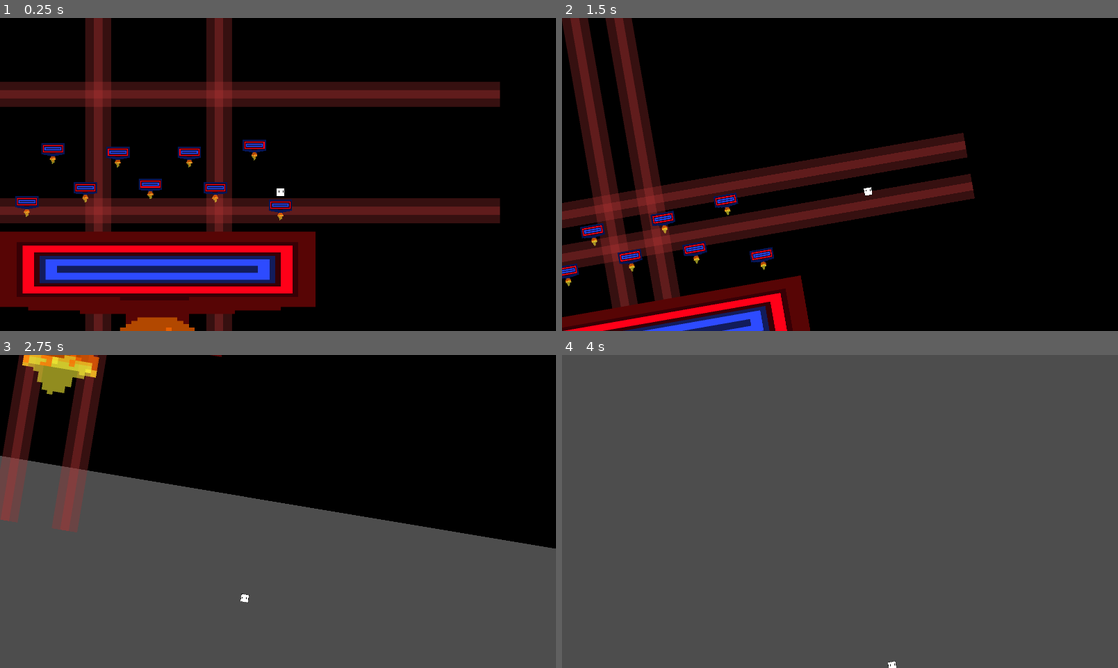
Above: before the commit, frames 1-4 (two rows, left to right).
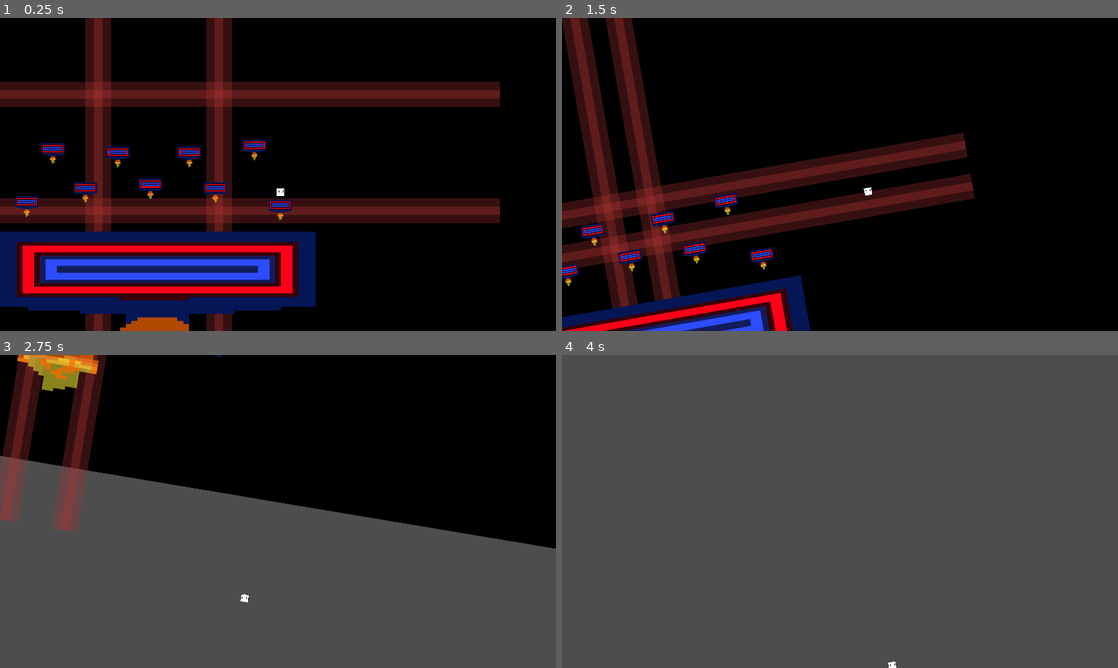
Above: after the commit, the same moments.

Repository: FireEntity1/rythm-2d-platformer
Game: Godot game, scene res://Scenes/Main.tscn
The game is run twice, just before and just after one commit, with the same random seed, the same clock (stepped at 60 frames per second) and the same inputs.
Inputs:
- Up to frame 1 (0.25 s): no input
- Up to frame 2 (1.5 s): tap Enter (ui_accept) at 0.5, 0.77 s; hold Right (ui_right) from 0.53 s (still down)
- Up to frame 3 (2.75 s): tap Enter (ui_accept) at 1.52 s; release Right (ui_right) at 2.03 s; hold Left (ui_left) from 2.03 s (still down)
- Up to frame 4 (4 s): release Left (ui_left) at 2.78 s; hold Right (ui_right) from 2.78 s (still down); tap Enter (ui_accept) at 3.02, 3.77 s

The runs differ from the first frame. In frame 1, 5.7% of the frame differs, in the area x 0-57%, y 68-100%; in frame 2, 1.9%; in frame 3, 0.7%; in frame 4, nothing differs.

Commit message:
more mapping/better hit detection

Diff:
--- a/Scenes/Main.tscn
+++ b/Scenes/Main.tscn
@@ -413,13 +413,13 @@
 atlas = ExtResource("6_f87xl")
 region = Rect2(0, 0, 64, 64)
 
+[sub_resource type="AtlasTexture" id="AtlasTexture_4e2t4"]
+atlas = ExtResource("6_f87xl")
+region = Rect2(64, 0, 64, 64)
+
 [sub_resource type="AtlasTexture" id="AtlasTexture_sexcp"]
 atlas = ExtResource("6_f87xl")
 region = Rect2(0, 0, 64, 64)
-
-[sub_resource type="AtlasTexture" id="AtlasTexture_4e2t4"]
-atlas = ExtResource("6_f87xl")
-region = Rect2(64, 0, 64, 64)
 
 [sub_resource type="SpriteFrames" id="SpriteFrames_3j444"]
 animations = [{
@@ -442,10 +442,10 @@
 }, {
 "frames": [{
 "duration": 1.0,
+"texture": SubResource("AtlasTexture_4e2t4")
+}, {
+"duration": 1.0,
 "texture": SubResource("AtlasTexture_sexcp")
-}, {
-"duration": 1.0,
-"texture": SubResource("AtlasTexture_4e2t4")
 }],
 "loop": true,
 "name": &"no move",
@@ -459,7 +459,13 @@
 size = Vector2(126, 127)
 
 [sub_resource type="RectangleShape2D" id="RectangleShape2D_xdedj"]
-size = Vector2(20, 125.721)
+size = Vector2(19.6464, 125.721)
+
+[sub_resource type="RectangleShape2D" id="RectangleShape2D_f16qf"]
+size = Vector2(20, 72.4827)
+
+[sub_resource type="RectangleShape2D" id="RectangleShape2D_ytgsf"]
+size = Vector2(16.5896, 71.8527)
 
 [node name="Root" type="Node2D"]
 scale = Vector2(0.508741, 0.508741)
@@ -564,87 +570,77 @@
 
 [node name="Laser" type="AnimatedSprite2D" parent="Obstacles"]
 position = Vector2(1228.52, -743.011)
-scale = Vector2(18.3093, 29.7533)
+scale = Vector2(14.6925, 29.7533)
 sprite_frames = ExtResource("10_g37s4")
 
 [node name="Laser" type="Area2D" parent="Obstacles/Laser"]
-scale = Vector2(1, 1)
 collision_layer = 2
 
 [node name="LaserCol" type="CollisionShape2D" parent="Obstacles/Laser/Laser"]
-position = Vector2(-0.8587, 20.1497)
+position = Vector2(0.590622, 20.1497)
 scale = Vector2(1, 1)
 shape = SubResource("RectangleShape2D_xdedj")
 
 [node name="LaserB" type="AnimatedSprite2D" parent="Obstacles"]
-position = Vector2(894.365, 1487.99)
+position = Vector2(902.227, 1525.33)
 rotation = 1.5708
 scale = Vector2(7.30173, 35.4143)
 sprite_frames = ExtResource("10_g37s4")
 
 [node name="LaserB" type="Area2D" parent="Obstacles/LaserB"]
-scale = Vector2(1, 1)
+position = Vector2(9.96042, -0.277528)
 collision_layer = 4
 
 [node name="LaserCol" type="CollisionShape2D" parent="Obstacles/LaserB/LaserB"]
 position = Vector2(-4.57713, -16.7067)
-scale = Vector2(1, 1)
 shape = SubResource("RectangleShape2D_xdedj")
 
 [node name="LaserM" type="AnimatedSprite2D" parent="Obstacles"]
-position = Vector2(910.09, 976.921)
+position = Vector2(931.712, 1214.76)
 rotation = 1.5708
 scale = Vector2(7.30173, 35.4143)
 sprite_frames = ExtResource("10_g37s4")
 
 [node name="LaserM" type="Area2D" parent="Obstacles/LaserM"]
-scale = Vector2(1, 1)
 
 [node name="LaserCol" type="CollisionShape2D" parent="Obstacles/LaserM/LaserM"]
-position = Vector2(-0.000193596, -14.4866)
-scale = Vector2(1, 1)
+position = Vector2(-14.8064, -14.9861)
 shape = SubResource("RectangleShape2D_xdedj")
 
 [node name="LaserH" type="AnimatedSprite2D" parent="Obstacles"]
-position = Vector2(919.918, 542.516)
+position = Vector2(919.918, 721.389)
 rotation = 1.5708
 scale = Vector2(7.30173, 35.4143)
 sprite_frames = ExtResource("10_g37s4")
 
 [node name="LaserH" type="Area2D" parent="Obstacles/LaserH"]
 position = Vector2(0.538399, 0)
-scale = Vector2(1, 1)
 
 [node name="LaserCol" type="CollisionShape2D" parent="Obstacles/LaserH/LaserH"]
-position = Vector2(-1.8847, -14.9861)
-scale = Vector2(1, 1)
+position = Vector2(0.538094, -15.2081)
 shape = SubResource("RectangleShape2D_xdedj")
 
 [node name="LaserL" type="AnimatedSprite2D" parent="Obstacles"]
 position = Vector2(190.667, -2633.95)
-scale = Vector2(23.1048, 53.4781)
+scale = Vector2(18.4659, 53.4781)
 sprite_frames = ExtResource("10_g37s4")
 
 [node name="LaserL" type="Area2D" parent="Obstacles/LaserL"]
-scale = Vector2(1, 1)
 
 [node name="LaserCol" type="CollisionShape2D" parent="Obstacles/LaserL/LaserL"]
-position = Vector2(-0.8587, 20.1497)
-scale = Vector2(1, 1)
-shape = SubResource("RectangleShape2D_xdedj")
+position = Vector2(0.510438, 46.9372)
+shape = SubResource("RectangleShape2D_f16qf")
 
 [node name="LaserR" type="AnimatedSprite2D" parent="Obstacles"]
 position = Vector2(2291.93, -2643.78)
-scale = Vector2(23.1048, 53.4781)
+scale = Vector2(19.0163, 53.4781)
 sprite_frames = ExtResource("10_g37s4")
 
 [node name="LaserR" type="Area2D" parent="Obstacles/LaserR"]
-scale = Vector2(1, 1)
 
 [node name="LaserCol" type="CollisionShape2D" parent="Obstacles/LaserR/LaserR"]
-position = Vector2(-0.8587, 20.1497)
-scale = Vector2(1, 1)
-shape = SubResource("RectangleShape2D_xdedj")
+position = Vector2(0.680706, 46.1287)
+shape = SubResource("RectangleShape2D_ytgsf")
 
 [node name="LaserSFX" type="AudioStreamPlayer2D" parent="Obstacles"]
 stream = ExtResource("10_4poid")
--- a/Scenes/Obstacles.gd
+++ b/Scenes/Obstacles.gd
@@ -18,15 +18,50 @@
 func _process(delta):
 	beat += 0.010055
 
-	laserFireH(18.5)
-	laserFireB(18.5)
-	laserFireR(19.5)
-	laserFireL(19.5)
+	laserFireH(18)
+	laserFireB(19)
+	laserFireL(20)
+
 	laserFireL(22)
-	laserFire(22.75)
-	laserFireR(23.25)
-	laserFireM(23.75)
-	laserFire(24.5)
+	laserFire(23)
+	laserFireR(24)
+	laserFireH(25)
+
+	laserFire(26)
+	laserFireL(27)
+	laserFireB(28)
+	laserFire(29)
+	laserFireH(29)
+
+	laserFire(34)
+	laserFireR(35)
+	laserFireB(36)
+
+	laserFireL(38)
+	laserFireR(39)
+	laserFireB(40)
+	laserFireH(41)
+
+	laserFire(42)
+	laserFireR(43)
+	laserFireL(43)
+	laserFireH(44)
+	laserFire(44)
+	laserFireM(45)
+
+	laserFireL(50)
+	laserFireR(51)
+	laserFire(52)
+	laserFireH(53)
+	laserFireB(54)
+	laserFireL(55)
+	laserFireR(56)
+	laserFire(57)
+	laserFireM(58)
+	laserFireL(59)
+	laserFireR(60)
+
+
 
 
 
Not shown: 1 places in Scenes/Main.tscn that only renumber resources
